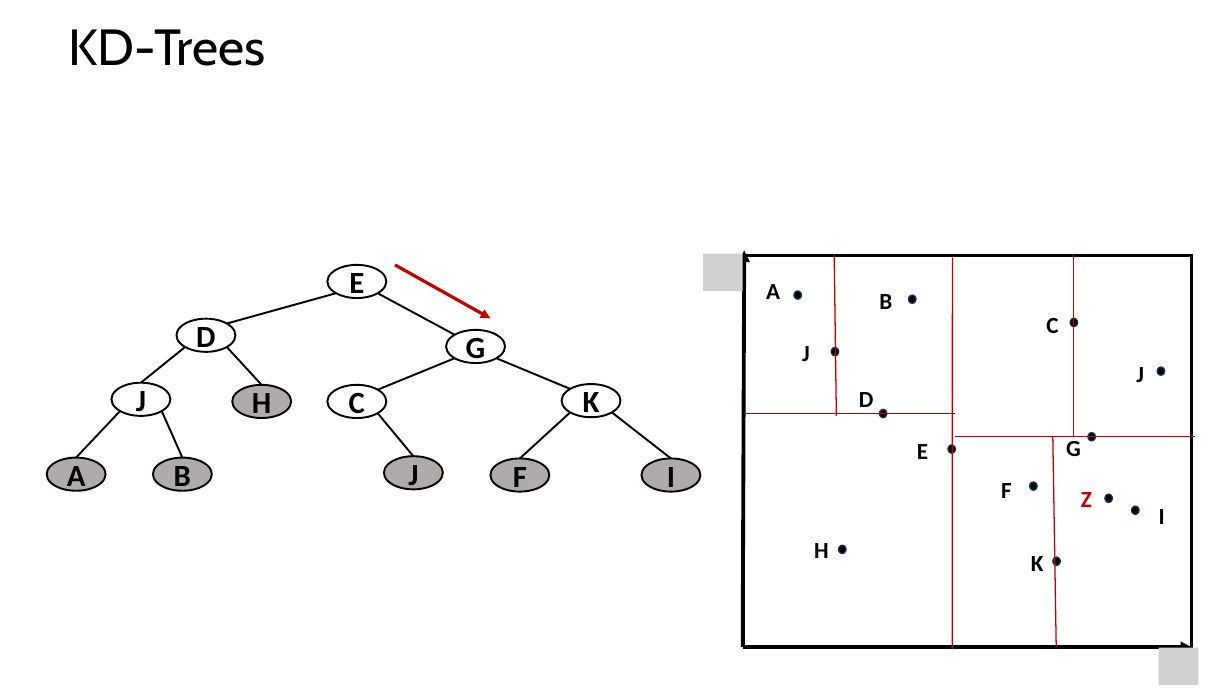
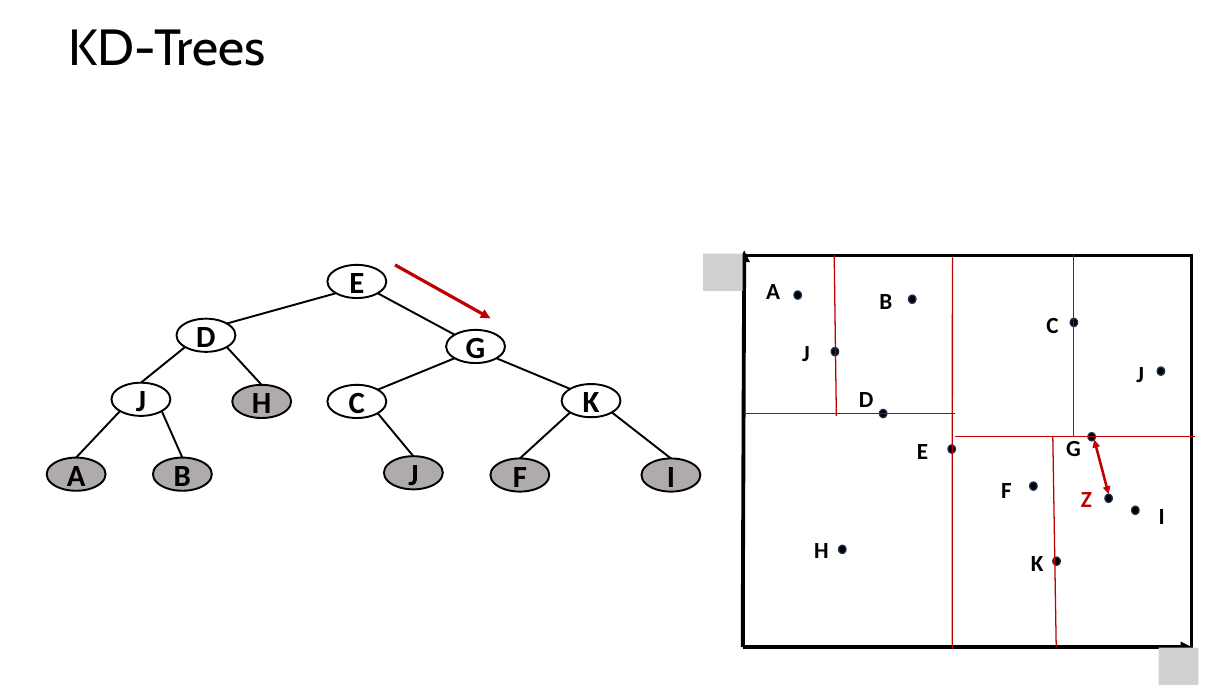
Before and after one commit to StephenElston/CSCI-E-108, a slide deck: slide 12 of slides/5_HighDimensionalSlimilarity_LSH.pptx. Drawn at 1232x693 pixels with LibreOffice and Linux fonts; fonts in the diff are those of the drawing; grey boxes stand for pictures. Boxes give left, top, right and bottom in pixels: in the first picture for what was removed or moved away, otherwise in the second. Text is boxed around its words. In the diff, an @@ line names an element or a change of style, - is before the commit and + after.

```diff
--- a/slides/5_HighDimensionalSlimilarity_LSH.pptx
+++ b/slides/5_HighDimensionalSlimilarity_LSH.pptx
@@ double arrow added from (1094, 440) to (1109, 494), #C00000 2 pt @@
```
Also in this commit, not shown: 8 other slides changed, 2 slides added, 2 slides removed.
